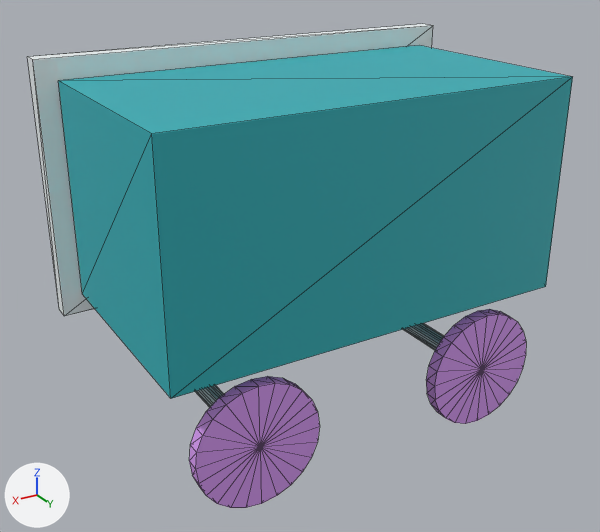
Renders of the glTF model frontend/public/architect-2525/assets/models/kitchen-island-stools.glb from each side of a commit.
Before and after are seen from a 50 mm lens placed at (1.54, 2.01, 1.15), pointed at (0.06, -0.46, -0.08). The axes (+X, +Y, +Z) are drawn at lower left. The lights are the same throughout. The picture after the commit comes second. Mesh edges are drawn as thin lines. Where no turn or scale is listed for an object, it has been applied to the vertices.

Names of what the first picture shows: 'geometry_0', 'geometry_3', 'geometry_4', 'geometry_6' and 2 more.
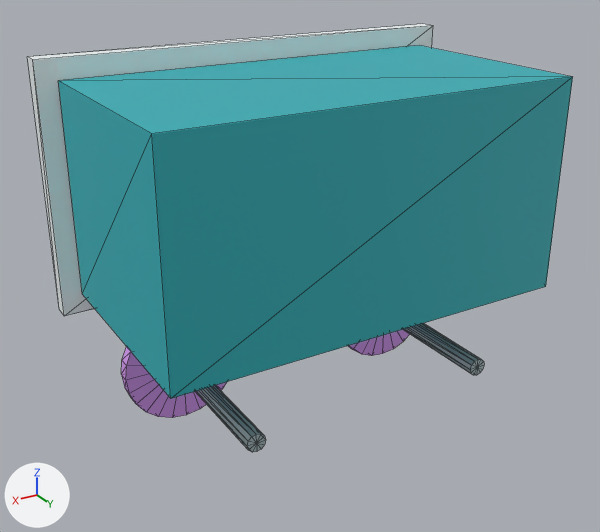
Commit message: Architect-2525 ASSETS · STOOLS RIGHT-SIDE-UP + catalog out of his verbatim root (operator 2026-11-08 "check stools are not upside down")

Edits to the bpy script that builds the scene:
```text
Change me_geometry_4:
    used by ob_geometry_4; location = (0.0, 0.0, 0.218)
    remove me_geometry_4.from_pydata(...)  # 50 vertices, 96 faces; spans x -0.71..-0.25, y -0.05..0.0, z -0.91..-0.45
    add me_geometry_4.from_pydata(...)  # 50 vertices, 96 faces; spans x -0.71..-0.25, y -0.675..-0.625, z -0.91..-0.45
    me_geometry_4 part 1: the whole mesh is moved by (0.0, -0.625, 0.0)
Change me_geometry_6:
    used by ob_geometry_6; location = (0.0, 0.0, 0.218)
    remove me_geometry_6.from_pydata(...)  # 50 vertices, 96 faces; spans x 0.25..0.71, y -0.05..0.0, z -0.91..-0.45
    add me_geometry_6.from_pydata(...)  # 50 vertices, 96 faces; spans x 0.25..0.71, y -0.675..-0.625, z -0.91..-0.45
    me_geometry_6 part 2: the whole mesh is moved by (0.0, -0.625, 0.0)
```

What differs and where, as boxes (x1, y1, x2, y2) in the pictures (600 x 532 px):
'geometry_6', moved: before (189, 376, 320, 508); after (121, 346, 227, 418)
'geometry_4', moved: before (426, 309, 526, 424); after (348, 329, 409, 356)
'geometry_7', unchanged, uncovered by the edit: before (195, 385, 224, 407); after (195, 385, 266, 452)
'geometry_5', unchanged, uncovered by the edit: before (403, 323, 444, 350); after (403, 323, 484, 375)
